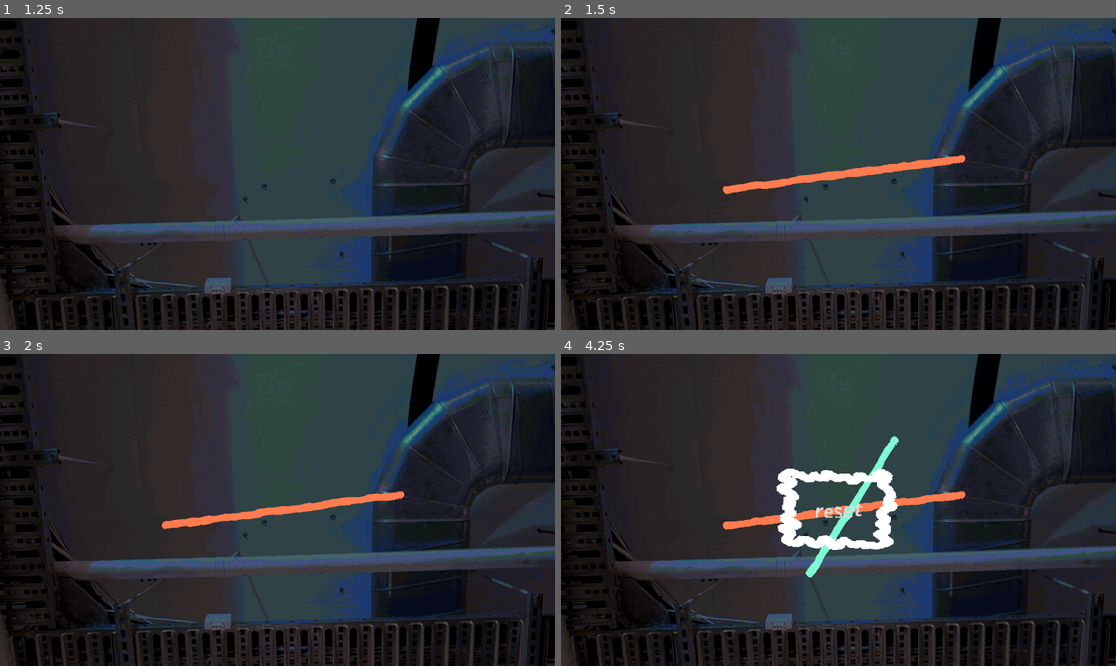
Above: before the commit, frames 1-4 (two rows, left to right).
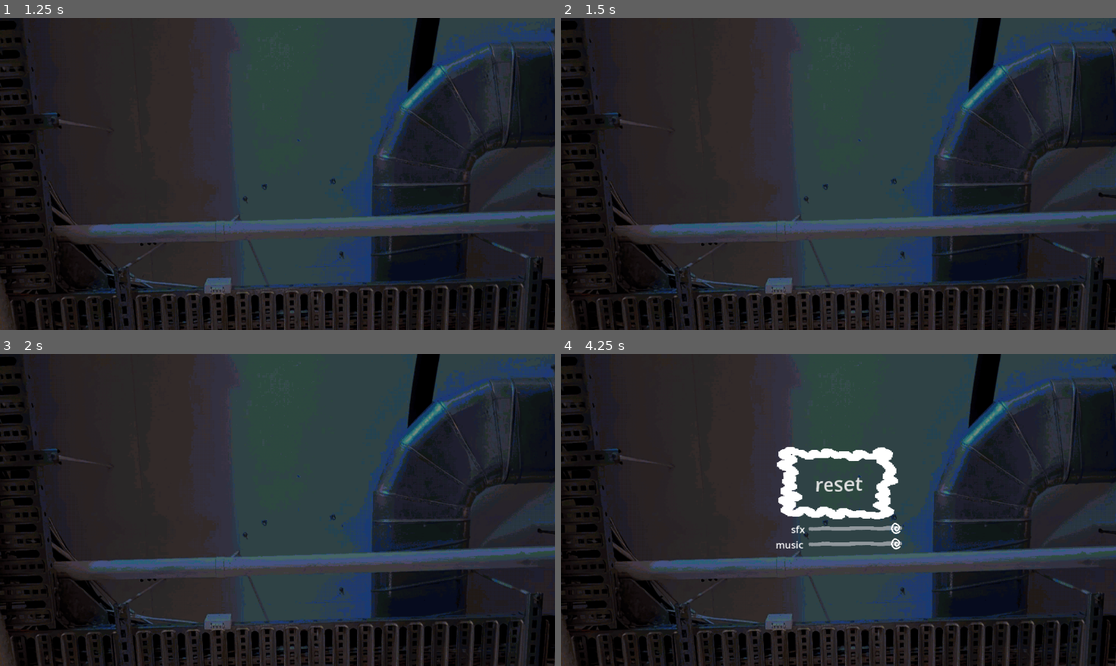
Above: after the commit, the same moments.

Repository: LinusKay/gaw26-w1-thinkingsmall
Game: Godot game, scene res://scenes/game.tscn
The game is run twice, just before and just after one commit, with the same random seed, the same clock (stepped at 60 frames per second) and the same inputs. Sound files missing from this copy of the repository are replaced by a short silence.
Inputs (mouse positions are in pixels of both pictures, inside the frame that each line leads up to):
- Up to frame 1 (1.25 s): tap Enter at 0.5 s; move the mouse to (399, 158) at 0.52 s; press the mouse at (399, 158) at 0.53 s
- Up to frame 2 (1.5 s): tap Space at 1.25 s; move the mouse to (727, 189) at 1.27 s; release the mouse at (727, 189) at 1.28 s; click (727, 189) at 1.35 s
- Up to frame 3 (2 s): no input
- Up to frame 4 (4.25 s): move the mouse to (894, 441) at 2.02 s; press the mouse at (894, 441) at 2.03 s; move the mouse to (810, 572) at 2.77 s; release the mouse at (810, 572) at 2.78 s; click (810, 572) at 2.85 s; move the mouse to (1005, 556) at 3.52 s; press the mouse at (1005, 556) at 3.53 s; tap Escape (pause) at 4.15 s

Frame 1 is identical in both runs. In frame 2, 1.1% of the frame differs, in the area x 29-73%, y 43-57%; in frame 3, 1.1%; in frame 4, 4.8%, in the area x 29-73%, y 26-72%.

Commit message:
Add better resize, timer changes, music additions, music label stylings, pause menu, reset button, and who knows what else!

Diff:
--- /dev/null
+++ b/default_bus_layout.tres
@@ -0,0 +1,15 @@
+[gd_resource type="AudioBusLayout" format=3 uid="uid://d1scj5fmwugga"]
+
+[resource]
+bus/1/name = &"music"
+bus/1/solo = false
+bus/1/mute = false
+bus/1/bypass_fx = false
+bus/1/volume_db = 0.0
+bus/1/send = &"Master"
+bus/2/name = &"sfx"
+bus/2/solo = false
+bus/2/mute = false
+bus/2/bypass_fx = false
+bus/2/volume_db = 0.0
+bus/2/send = &"Master"
--- a/project.godot
+++ b/project.godot
@@ -11,7 +11,7 @@
 [application]
 
 config/name="w1-thinkingsmall-limitedtime"
-run/main_scene="uid://4k0ay3p54g82"
+run/main_scene="res://scenes/game.tscn"
 config/features=PackedStringArray("4.5", "Forward Plus")
 config/icon="res://textures/icon.svg"
 
--- /dev/null
+++ b/scenes/audio_stream_player.gd
@@ -0,0 +1,66 @@
+extends AudioStreamPlayer
+
+@onready var songs: Array[Dictionary] = [
+	{
+		"title": "새눈도둑 Bird's Eye Thief - Flash - 09 Open End",
+		"file": preload("res://audio/music/새눈도둑 Bird's Eye Thief - Flash - 09 Open End.mp3")
+	},
+	{
+		"title": "새눈도둑 Bird's Eye Thief - Flash - 03 SPap",
+		"file": preload("res://audio/music/새눈도둑 Bird's Eye Thief - Flash - 03 SPap.mp3")
+	},
+	{
+		"title": "새눈바탕 Bird's Eye Batang - 손을 모아 Flood Format - 05 윙윙 Towards",
+		"file": preload("res://audio/music/새눈바탕 Bird's Eye Batang - 손을 모아 Flood Format - 05 윙윙 Towards.mp3")
+	},
+	{
+		"title": "새눈바탕 Bird's Eye Batang - 손을 모아 Flood Format - 08 수 Are Your Wings Swept-",
+		"file": preload("res://audio/music/새눈바탕 Bird's Eye Batang - 손을 모아 Flood Format - 08 수 Are Your Wings Swept-.mp3")
+	},
+]
+var song_index: int = 0
+
+@onready var music_label: RichTextLabel = $MusicLabel
+@onready var music_label_timer: Timer = $MusicLabelTimer
+
+
+var label_fade_in: bool = false
+var label_fade_in_step: float = 0.005
+var label_fade_in_goal: float = 0.5
+var label_fade_out: bool = false
+
+# Called when the node enters the scene tree for the first time.
+func _ready() -> void:
+	stream = songs[song_index].file
+	play()
+
+# Called every frame. 'delta' is the elapsed time since the previous frame.
+func _process(_delta: float) -> void:
+	if label_fade_in:
+		if music_label.modulate.a < label_fade_in_goal:
+			print(music_label.modulate.a)
+			music_label.modulate.a += label_fade_in_step
+		else:
+			label_fade_in = false
+	if label_fade_out:
+		if music_label.modulate.a > 0.0:
+			music_label.modulate.a -= label_fade_in_step
+		else:
+			label_fade_out = false
+			music_label.text = "[b][wave freq=2]♪ " + songs[song_index].title + "[/wave][/b]"
+			play()
+			music_label_timer.start(5.0)
+
+
+func _on_finished() -> void:
+	print("on finished")
+	label_fade_out = true
+	song_index += 1
+	if song_index > songs.size() - 1: song_index = 0
+	stream = songs[song_index].file
+
+
+
+func _on_music_label_timer_timeout() -> void:
+	label_fade_in = true
+	print("timer done")
--- a/scenes/canvas.gd
+++ b/scenes/canvas.gd
@@ -5,14 +5,16 @@
 var current_line2d: Line2D
 var last_point: Vector2 = Vector2(0,0)
 var point_distance_threshold: float = 2.0
+var draw_offset: Vector2 = Vector2.ZERO
 
 var pencil_line_tscn = preload("res://scenes/pencil_line.tscn")
 
 var memories: Array[Dictionary] = [
-	{
-		"colour": Color.CORAL,
-		"points": []
-	}
+	#{
+		#"colour": Color.CORAL,
+		#"points": [],
+		#"position": Vector2.ZERO
+	#}
 ]
 
 var memory_time_min: float = 8.0
@@ -20,7 +22,10 @@
 var memory_time_min_current: float = memory_time_min
 var memory_time_max_current: float = memory_time_max
 var memory_time: float = randf_range(memory_time_min, memory_time_max)
+var memory_time_decrease_by_quantity: float = 0.1
+
 @onready var memory_timer: Timer = $MemoryTimer
+@onready var audio_stream_player_draw_sfx: AudioStreamPlayer = $AudioStreamPlayerDrawSfx
 
 
 func _ready() -> void:
@@ -41,28 +46,30 @@
 	drawing = true
 	current_line2d = pencil_line_tscn.instantiate()
 	add_child(current_line2d)
-	print("draw start")
+	var mouse_position:  Vector2 = get_viewport().get_mouse_position()
+	draw_offset = mouse_position
+	current_line2d.position = mouse_position
+	audio_stream_player_draw_sfx.play()
 
 
 func _draw_end() -> void:
 	current_line2d.complete = true
 	drawing = false
-	print("draw end")
 	memories.append(
 		{
 		"colour": current_line2d.default_color,
-		"points": current_line2d.points
+		"points": current_line2d.points,
+		"position": current_line2d.position
 		}
 	)
 	print(current_line2d.points)
 	if memories.size() > 100:
 		memories.pop_front()
-
-	#print(memories)
+	audio_stream_player_draw_sfx.stop()
 
 
 func _handle_draw() -> void:
-	var mouse_position:  Vector2 = get_viewport().get_mouse_position()
+	var mouse_position:  Vector2 = get_viewport().get_mouse_position() - draw_offset
 	if last_point.distance_to(mouse_position) > point_distance_threshold:
 		current_line2d.add_point(mouse_position)
 		last_point = mouse_position
@@ -76,11 +83,12 @@
 		add_child(memory_line2d)
 		memory_line2d.default_color = memory.colour
 		memory_line2d.points = memory.points
+		memory_line2d.position = memory.position
+		memory_line2d.is_memory = true
 		memory_line2d.complete = true
 
-	memory_time_min_current = clamp(memory_time_min - (0.2 * memories.size()), 0, memory_time_min)
-	memory_time_max_current = clamp(memory_time_max - (0.2 * memories.size()), 0.2, memory_time_max)
-	print(memory_time_min_current, ", ", memory_time_max_current)
+	memory_time_min_current = clamp(memory_time_min - (memory_time_decrease_by_quantity * memories.size()), 0, memory_time_min)
+	memory_time_max_current = clamp(memory_time_max - (memory_time_decrease_by_quantity * memories.size()), 0.2, memory_time_max)
 	memory_time = randf_range(memory_time_min_current, memory_time_max_current)
 
 	memory_timer.start(memory_time)
--- a/scenes/game.gd
+++ b/scenes/game.gd
@@ -1,23 +1,3 @@
 extends Node
 
 @onready var pause_menu: Control = $Pause
-
-
-func _unhandled_input(event: InputEvent) -> void:
-
-	if event.is_action_pressed("pause"):
-		if not get_tree().paused:
-			pause_menu.show()
-			get_tree().paused = true
-		else:
-			pause_menu.hide()
-			get_tree().paused = false
-
-	if event.is_action_pressed("photo"):
-		var time_string: String = Time.get_datetime_string_from_system().replace(":","")
-		get_viewport().get_texture().get_image().save_png("user://" + time_string + '.png')
-
-
-func _on_button_reset_pressed() -> void:
-	get_tree().paused = false
-	get_tree().reload_current_scene()
--- /dev/null
+++ b/scenes/game.tres
@@ -0,0 +1,33 @@
+[gd_resource type="Theme" load_steps=9 format=3 uid="uid://clxwb8l0jp820"]
+
+[ext_resource type="Texture2D" uid="uid://8ytemd3clk3j" path="res://textures/broder.png" id="1_wiudt"]
+[ext_resource type="Texture2D" uid="uid://dhqp2ve7wipjy" path="res://textures/swirl.png" id="2_e7kjh"]
+
+[sub_resource type="StyleBoxTexture" id="StyleBoxTexture_p57ef"]
+texture = ExtResource("1_wiudt")
+modulate_color = Color(1, 1, 1, 0.72549)
+
+[sub_resource type="StyleBoxTexture" id="StyleBoxTexture_0tnpc"]
+texture = ExtResource("1_wiudt")
+
+[sub_resource type="StyleBoxTexture" id="StyleBoxTexture_u5sy4"]
+texture = ExtResource("1_wiudt")
+
+[sub_resource type="StyleBoxEmpty" id="StyleBoxEmpty_gp5j7"]
+
+[sub_resource type="StyleBoxEmpty" id="StyleBoxEmpty_hjnvh"]
+
+[sub_resource type="StyleBoxEmpty" id="StyleBoxEmpty_x7727"]
+
+[resource]
+default_font_size = 40
+Button/styles/hover = SubResource("StyleBoxTexture_p57ef")
+Button/styles/normal = SubResource("StyleBoxTexture_0tnpc")
+Button/styles/pressed = SubResource("StyleBoxTexture_u5sy4")
+HSlider/icons/grabber = ExtResource("2_e7kjh")
+HSlider/icons/grabber_disabled = ExtResource("2_e7kjh")
+HSlider/icons/grabber_highlight = ExtResource("2_e7kjh")
+HSlider/icons/tick = ExtResource("2_e7kjh")
+HSlider/styles/grabber_area = SubResource("StyleBoxEmpty_gp5j7")
+HSlider/styles/grabber_area_highlight = SubResource("StyleBoxEmpty_hjnvh")
+HSlider/styles/slider = SubResource("StyleBoxEmpty_x7727")
--- a/scenes/game.tscn
+++ b/scenes/game.tscn
@@ -1,46 +1,56 @@
-[gd_scene load_steps=15 format=3 uid="uid://4k0ay3p54g82"]
+[gd_scene load_steps=17 format=3 uid="uid://4k0ay3p54g82"]
 
-[ext_resource type="Script" uid="uid://drlbeyrufxq3h" path="res://scenes/game.gd" id="1_u5sy4"]
 [ext_resource type="Script" uid="uid://d3toue76w1qaj" path="res://scenes/canvas.gd" id="1_uwrxv"]
-[ext_resource type="AudioStream" uid="uid://bu1xwf30li705" path="res://audio/music/새눈도둑 Bird's Eye Thief - Flash - 09 Open End.mp3" id="2_yqjtg"]
 [ext_resource type="Texture2D" uid="uid://b7i38wg7x87nl" path="res://textures/PXL_20260115_082548228.png" id="3_lnu2h"]
-[ext_resource type="Script" uid="uid://ddg3i8h7e2xar" path="res://scenes/music_label.gd" id="4_lbhrr"]
+[ext_resource type="AudioStream" uid="uid://057olt0u3u41" path="res://audio/sfx/quick.mp3" id="4_gee14"]
+[ext_resource type="Script" uid="uid://wy72al0d86qr" path="res://scenes/audio_stream_player.gd" id="4_wjasw"]
 [ext_resource type="Shader" uid="uid://di1deds60ar33" path="res://shaders/squigglevision.gdshader" id="5_p57ef"]
-[ext_resource type="Texture2D" uid="uid://8ytemd3clk3j" path="res://textures/broder.png" id="6_u5sy4"]
+[ext_resource type="Script" uid="uid://li6dlibvp3l6" path="res://scenes/pause.gd" id="6_mr42r"]
+[ext_resource type="Theme" uid="uid://clxwb8l0jp820" path="res://scenes/game.tres" id="6_v4gap"]
+[ext_resource type="PackedScene" uid="uid://bmd273pvcjhv8" path="res://scenes/ui_slider_line2d.tscn" id="8_amq2i"]
 
-[sub_resource type="FastNoiseLite" id="FastNoiseLite_lnu2h"]
+[sub_resource type="FastNoiseLite" id="FastNoiseLite_12iaf"]
 
-[sub_resource type="NoiseTexture2D" id="NoiseTexture2D_lbhrr"]
-noise = SubResource("FastNoiseLite_lnu2h")
+[sub_resource type="NoiseTexture2D" id="NoiseTexture2D_8kd1i"]
+noise = SubResource("FastNoiseLite_12iaf")
 seamless = true
 seamless_blend_skirt = 1.0
 
 [sub_resource type="ShaderMaterial" id="ShaderMaterial_gee14"]
 shader = ExtResource("5_p57ef")
 shader_parameter/scale = Vector2(1, 1)
+shader_parameter/strength = 0.4
+shader_parameter/fps = 2.0
+shader_parameter/noise = SubResource("NoiseTexture2D_8kd1i")
+
+[sub_resource type="FastNoiseLite" id="FastNoiseLite_fnbwt"]
+
+[sub_resource type="NoiseTexture2D" id="NoiseTexture2D_js2ct"]
+noise = SubResource("FastNoiseLite_fnbwt")
+
+[sub_resource type="ShaderMaterial" id="ShaderMaterial_vf1le"]
+shader = ExtResource("5_p57ef")
+shader_parameter/scale = Vector2(1, 1)
+shader_parameter/strength = 0.3
+shader_parameter/fps = 6.0
+shader_parameter/noise = SubResource("NoiseTexture2D_js2ct")
+
+[sub_resource type="ShaderMaterial" id="ShaderMaterial_6cr6t"]
+shader = ExtResource("5_p57ef")
+shader_parameter/scale = Vector2(1, 1)
 shader_parameter/strength = 1.0
 shader_parameter/fps = 2.0
-shader_parameter/noise = SubResource("NoiseTexture2D_lbhrr")
+shader_parameter/noise = SubResource("NoiseTexture2D_js2ct")
 
-[sub_resource type="StyleBoxTexture" id="StyleBoxTexture_p57ef"]
-texture = ExtResource("6_u5sy4")
-modulate_color = Color(1, 1, 1, 0.7254902)
-
-[sub_resource type="StyleBoxTexture" id="StyleBoxTexture_0tnpc"]
-texture = ExtResource("6_u5sy4")
-
-[sub_resource type="StyleBoxTexture" id="StyleBoxTexture_u5sy4"]
-texture = ExtResource("6_u5sy4")
-
-[sub_resource type="Theme" id="Theme_vtaks"]
-default_font_size = 40
-Button/styles/hover = SubResource("StyleBoxTexture_p57ef")
-Button/styles/normal = SubResource("StyleBoxTexture_0tnpc")
-Button/styles/pressed = SubResource("StyleBoxTexture_u5sy4")
+[sub_resource type="ShaderMaterial" id="ShaderMaterial_it5iw"]
+shader = ExtResource("5_p57ef")
+shader_parameter/scale = Vector2(1, 1)
+shader_parameter/strength = 0.3
+shader_parameter/fps = 6.0
+shader_parameter/noise = SubResource("NoiseTexture2D_js2ct")
 
 [node name="Game" type="Node"]
 process_mode = 3
-script = ExtResource("1_u5sy4")
 
 [node name="Canvas" type="Control" parent="."]
 process_mode = 1
@@ -72,11 +82,11 @@
 
 [node name="AudioStreamPlayer" type="AudioStreamPlayer" parent="Canvas"]
 process_mode = 3
-stream = ExtResource("2_yqjtg")
-autoplay = true
+bus = &"music"
+script = ExtResource("4_wjasw")
 
 [node name="MusicLabel" type="RichTextLabel" parent="Canvas/AudioStreamPlayer"]
-modulate = Color(1.224127, 1.224127, 1.224127, 0)
+modulate = Color(1.22413, 1.22413, 1.22413, 0)
 anchors_preset = 2
 anchor_top = 1.0
 anchor_bottom = 1.0
@@ -87,12 +97,16 @@
 bbcode_enabled = true
 text = "[b][wave freq=2]♪ 새눈도둑 Bird's Eye Thief - Flash - 09 Open End[/wave][/b]"
 fit_content = true
-script = ExtResource("4_lbhrr")
 
 [node name="MusicLabelTimer" type="Timer" parent="Canvas/AudioStreamPlayer"]
 wait_time = 23.0
 one_shot = true
 autostart = true
+
+[node name="AudioStreamPlayerDrawSfx" type="AudioStreamPlayer" parent="Canvas"]
+stream = ExtResource("4_gee14")
+volume_db = -20.0
+bus = &"sfx"
 
 [node name="Pause" type="Control" parent="."]
 process_mode = 3
@@ -103,6 +117,8 @@
 anchor_bottom = 1.0
 grow_horizontal = 2
 grow_vertical = 2
+theme = ExtResource("6_v4gap")
+script = ExtResource("6_mr42r")
 
 [node name="VBoxContainer" type="VBoxContainer" parent="Pause"]
 layout_mode = 1
@@ -111,10 +127,10 @@
 anchor_top = 0.5
 anchor_right = 0.5
 anchor_bottom = 0.5
-offset_left = -130.5
-offset_top = -86.25
-offset_right = 130.5
-offset_bottom = 86.25
+offset_left = -130.0
+offset_top = -131.0
+offset_right = 131.0
+offset_bottom = 86.0
 grow_horizontal = 2
 grow_vertical = 2
 
@@ -122,9 +138,51 @@
 material = SubResource("ShaderMaterial_gee14")
 layout_mode = 2
 size_flags_vertical = 3
-theme = SubResource("Theme_vtaks")
 text = "reset"
 
+[node name="VBoxVolSfx" type="HBoxContainer" parent="Pause/VBoxContainer"]
+material = SubResource("ShaderMaterial_gee14")
+layout_mode = 2
+
+[node name="Line2D2" parent="Pause/VBoxContainer/VBoxVolSfx" instance=ExtResource("8_amq2i")]
+
+[node name="Label" type="Label" parent="Pause/VBoxContainer/VBoxVolSfx"]
+material = SubResource("ShaderMaterial_vf1le")
+custom_minimum_size = Vector2(60, 0)
+layout_mode = 2
+theme_override_font_sizes/font_size = 20
+text = "sfx"
+horizontal_alignment = 2
+
+[node name="HSliderVolSfx" type="HSlider" parent="Pause/VBoxContainer/VBoxVolSfx"]
+material = SubResource("ShaderMaterial_6cr6t")
+layout_mode = 2
+size_flags_horizontal = 3
+max_value = 1.0
+step = 0.1
+
+[node name="VBoxVolMusic" type="HBoxContainer" parent="Pause/VBoxContainer"]
+layout_mode = 2
+
+[node name="Line2D2" parent="Pause/VBoxContainer/VBoxVolMusic" instance=ExtResource("8_amq2i")]
+
+[node name="Label" type="Label" parent="Pause/VBoxContainer/VBoxVolMusic"]
+material = SubResource("ShaderMaterial_it5iw")
+custom_minimum_size = Vector2(60, 0)
+layout_mode = 2
+theme_override_font_sizes/font_size = 20
+text = "music"
+
+[node name="HSliderVolMusic" type="HSlider" parent="Pause/VBoxContainer/VBoxVolMusic"]
+layout_mode = 2
+size_flags_horizontal = 3
+max_value = 1.0
+step = 0.1
+
 [connection signal="timeout" from="Canvas/MemoryTimer" to="Canvas" method="_on_memory_timer_timeout"]
+[connection signal="finished" from="Canvas/AudioStreamPlayer" to="Canvas/AudioStreamPlayer" method="_on_finished"]
+[connection signal="timeout" from="Canvas/AudioStreamPlayer/MusicLabelTimer" to="Canvas/AudioStreamPlayer" method="_on_music_label_timer_timeout"]
 [connection signal="timeout" from="Canvas/AudioStreamPlayer/MusicLabelTimer" to="Canvas/AudioStreamPlayer/MusicLabel" method="_on_music_label_timer_timeout"]
-[connection signal="pressed" from="Pause/VBoxContainer/ButtonReset" to="." method="_on_button_reset_pressed"]
+[connection signal="pressed" from="Pause/VBoxContainer/ButtonReset" to="Pause" method="_on_button_reset_pressed"]
+[connection signal="value_changed" from="Pause/VBoxContainer/VBoxVolSfx/HSliderVolSfx" to="Pause" method="_on_h_slider_vol_sfx_value_changed"]
+[connection signal="value_changed" from="Pause/VBoxContainer/VBoxVolMusic/HSliderVolMusic" to="Pause" method="_on_h_slider_vol_music_value_changed"]
--- /dev/null
+++ b/scenes/pause.gd
@@ -0,0 +1,35 @@
+extends Control
+
+
+@onready var h_slider_vol_sfx: HSlider = $VBoxContainer/VBoxVolSfx/HSliderVolSfx
+@onready var h_slider_vol_music: HSlider = $VBoxContainer/VBoxVolMusic/HSliderVolMusic
+
+
+func _unhandled_input(event: InputEvent) -> void:
+
+	if event.is_action_pressed("pause"):
+		if not get_tree().paused:
+			show()
+			h_slider_vol_music.value = db_to_linear(AudioServer.get_bus_volume_db(1))
+			h_slider_vol_sfx.value = db_to_linear(AudioServer.get_bus_volume_db(2))
+			get_tree().paused = true
+		else:
+			hide()
+			get_tree().paused = false
+
+	if event.is_action_pressed("photo"):
+		var time_string: String = Time.get_datetime_string_from_system().replace(":","")
+		get_viewport().get_texture().get_image().save_png("user://" + time_string + '.png')
+
+
+func _on_button_reset_pressed() -> void:
+	get_tree().paused = false
+	get_tree().reload_current_scene()
+
+
+func _on_h_slider_vol_music_value_changed(value: float) -> void:
+	AudioServer.set_bus_volume_db(1, linear_to_db(value))
+
+
+func _on_h_slider_vol_sfx_value_changed(value: float) -> void:
+	AudioServer.set_bus_volume_db(2, linear_to_db(value))
--- a/scenes/pencil_line.gd
+++ b/scenes/pencil_line.gd
@@ -1,6 +1,8 @@
 class_name PencilLine extends Line2D
 
-var max_line_width: float = 100
+var max_line_width: float = 300
+
+var is_memory: bool = false
 
 var complete: bool = false:
 	set(_complete):
@@ -30,6 +32,10 @@
 
 
 @onready var ttl_timer: Timer = $TtlTimer
+@onready var audio_stream_player: AudioStreamPlayer = $AudioStreamPlayer
+
+@onready var sfx_wall: AudioStream = preload("res://audio/sfx/wall.wav")
+@onready var sfx_part: AudioStream = preload("res://audio/sfx/part.wav")
 
 
 func _ready() -> void:
@@ -37,22 +43,26 @@
 
 
 func _draw_complete() -> void:
+	if is_memory:
+		audio_stream_player.stream = sfx_wall
+	else:
+		audio_stream_player.stream = sfx_part
+	audio_stream_player.pitch_scale = randf_range(0.7,1.3)
+	audio_stream_player.play()
 	_calc_resize()
 
 
 func _process(_delta: float) -> void:
-
 	if complete:
-
 		if ttl_timer.is_stopped():
 			ttl_timer.start(ttl)
 
-		#if resizing:
-			#if scale.x > resize_goal:
-				#scale.x = lerp(scale.x, resize_goal, resize_step)
-				#scale.y = lerp(scale.y, resize_goal, resize_step)
-			#else:
-				#resizing = false
+		if resizing:
+			if scale.x > resize_goal:
+				scale.x = lerp(scale.x, resize_goal, resize_step)
+				scale.y = lerp(scale.y, resize_goal, resize_step)
+			else:
+				resizing = false
 
 		if fading:
 			position.y += .1
--- a/scenes/pencil_line.tscn
+++ b/scenes/pencil_line.tscn
@@ -1,8 +1,9 @@
-[gd_scene load_steps=7 format=3 uid="uid://dt5qf446j6iag"]
+[gd_scene load_steps=8 format=3 uid="uid://dt5qf446j6iag"]
 
 [ext_resource type="Shader" uid="uid://di1deds60ar33" path="res://shaders/squigglevision.gdshader" id="1_mdbi0"]
 [ext_resource type="Texture2D" uid="uid://dotgjl7rj7m78" path="res://textures/squiggle.png" id="2_djbqq"]
 [ext_resource type="Script" uid="uid://dvwa8odowkrk4" path="res://scenes/pencil_line.gd" id="3_djbqq"]
+[ext_resource type="AudioStream" uid="uid://3x2sfwbuuac6" path="res://audio/sfx/part.wav" id="4_w7yri"]
 
 [sub_resource type="FastNoiseLite" id="FastNoiseLite_lnu2h"]
 
@@ -31,4 +32,9 @@
 [node name="TtlTimer" type="Timer" parent="."]
 one_shot = true
 
+[node name="AudioStreamPlayer" type="AudioStreamPlayer" parent="."]
+stream = ExtResource("4_w7yri")
+volume_db = -10.0
+bus = &"sfx"
+
 [connection signal="timeout" from="TtlTimer" to="." method="_on_ttl_timer_timeout"]
--- /dev/null
+++ b/scenes/ui_slider_line2d.tscn
@@ -0,0 +1,29 @@
+[gd_scene load_steps=6 format=3 uid="uid://bmd273pvcjhv8"]
+
+[ext_resource type="Shader" path="res://shaders/squigglevision.gdshader" id="1_h1hll"]
+[ext_resource type="Texture2D" uid="uid://dotgjl7rj7m78" path="res://textures/squiggle.png" id="2_4s8i3"]
+
+[sub_resource type="FastNoiseLite" id="FastNoiseLite_lnu2h"]
+
+[sub_resource type="NoiseTexture2D" id="NoiseTexture2D_lbhrr"]
+seamless = true
+seamless_blend_skirt = 1.0
+noise = SubResource("FastNoiseLite_lnu2h")
+
+[sub_resource type="ShaderMaterial" id="ShaderMaterial_c83r5"]
+shader = ExtResource("1_h1hll")
+shader_parameter/scale = Vector2(1, 1)
+shader_parameter/strength = 15.0
+shader_parameter/fps = 6.0
+shader_parameter/noise = SubResource("NoiseTexture2D_lbhrr")
+
+[node name="Line2D2" type="Line2D"]
+modulate = Color(1, 1, 1, 0.466667)
+material = SubResource("ShaderMaterial_c83r5")
+position = Vector2(-447, -351)
+points = PackedVector2Array(520, 364, 704, 363)
+texture = ExtResource("2_4s8i3")
+texture_mode = 1
+joint_mode = 2
+begin_cap_mode = 2
+end_cap_mode = 2
Not shown, added: audio/music/새눈도둑 Bird's Eye Thief - Flash - 03 SPap.mp3.import
Not shown, changed: audio/music/새눈도둑 Bird's Eye Thief - Flash - 09 Open End.mp3.import
Not shown, added: audio/music/새눈바탕 Bird's Eye Batang - 손을 모아 Flood Format - 05 윙윙 Towards.mp3.import
Not shown, added: audio/music/새눈바탕 Bird's Eye Batang - 손을 모아 Flood Format - 08 수 Are Your Wings Swept-.mp3.import
Not shown, added: audio/sfx/part.wav.import
Not shown, added: audio/sfx/quick.mp3.import
Not shown, added: audio/sfx/wall.wav.import
Not shown, added: scenes/audio_stream_player.gd.uid
Not shown, added: scenes/pause.gd.uid
Not shown, changed: textures/PXL_20260115_082548228.png.import
Not shown, changed: textures/broder.png.import
Not shown, changed: textures/icon.svg.import
(and 13 more such lines)
